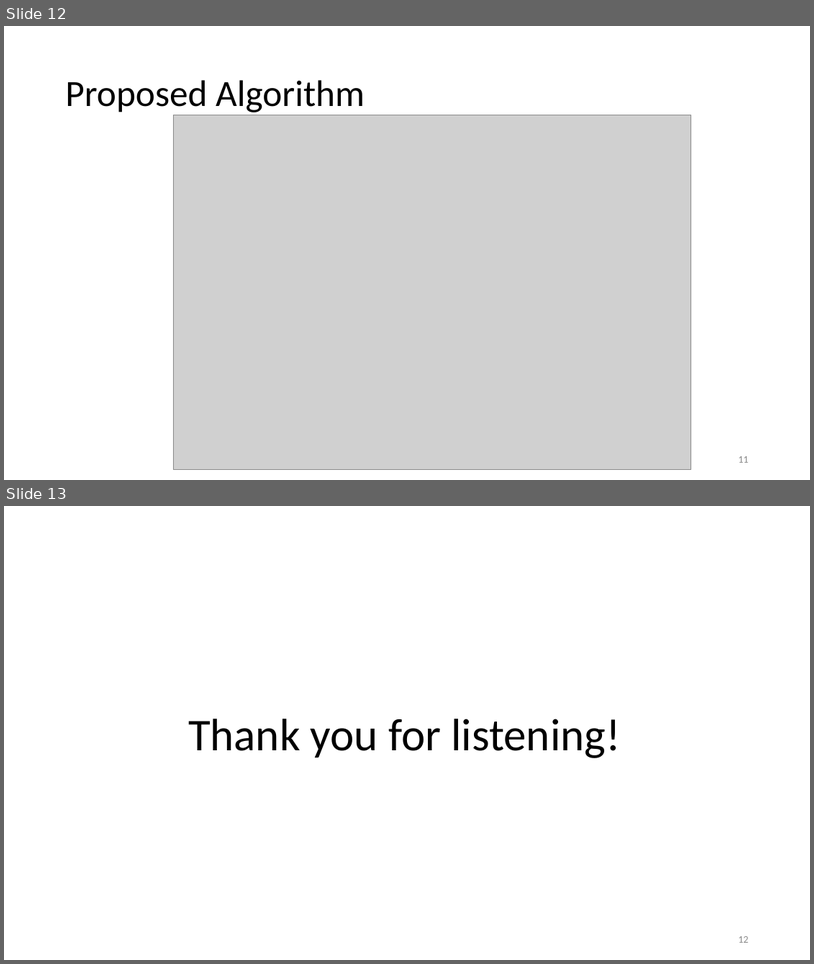
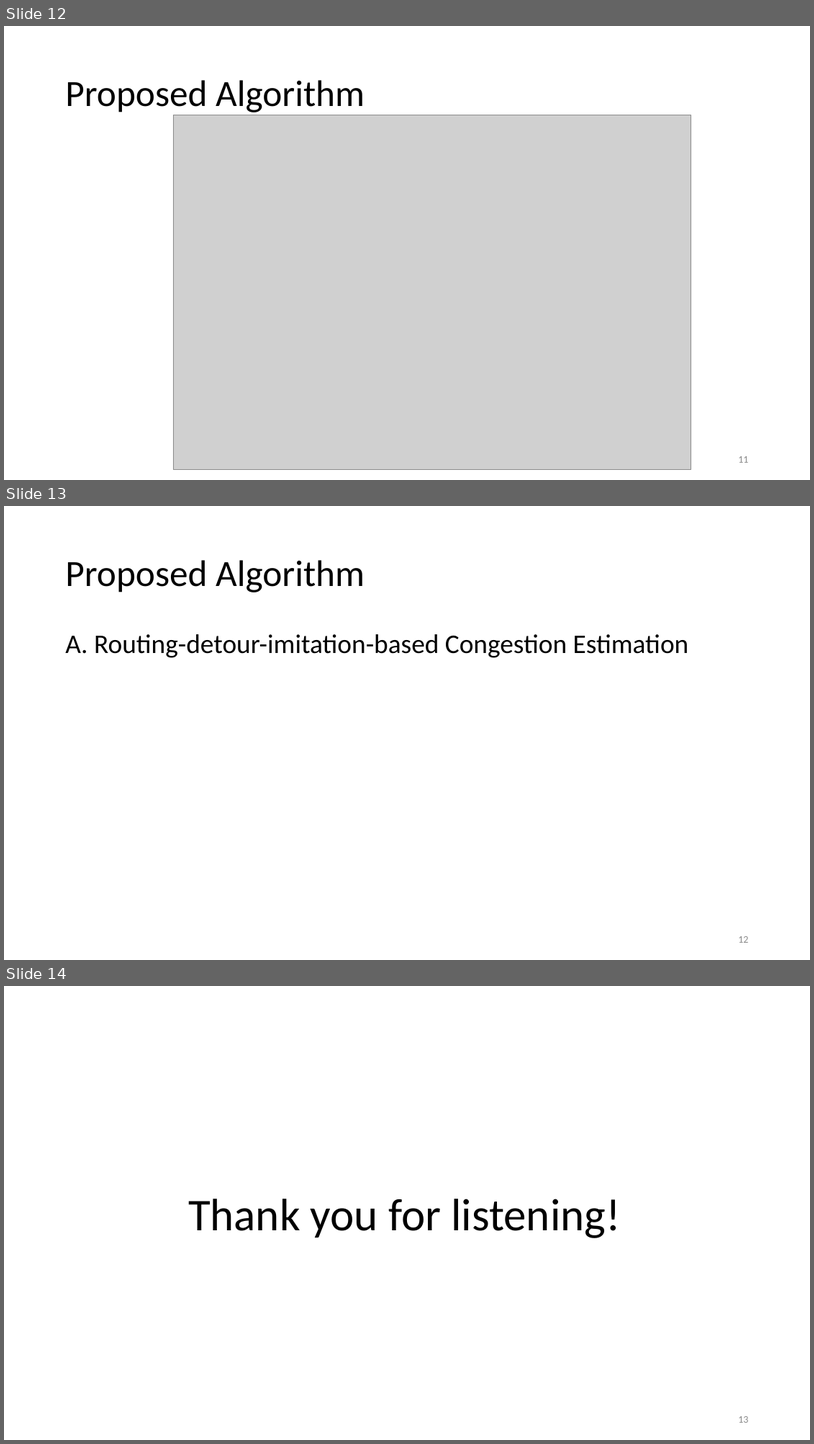
Before and after one commit to Pacific-Feng-Studuies/Studied-Papers, a slide deck: GM/Placement/PUFFER A Routability-Driven Placement Framework via Cell Padding/PUFFER A Routability-Driven Placement Framework via Cell Padding.pptx. Shown one above the other, each under a label of ours: slides 12 and 13 before the commit, slides 12, 13 and 14 after it. The pictures are 814x964 and 814x1444 pixels, drawn with LibreOffice and Linux fonts; fonts in the diff are those of the drawing; grey boxes stand for pictures. Boxes give left, top, right and bottom in pixels: in the first picture for what was removed or moved away, otherwise in the second. Text is boxed around its words. In the diff, an @@ line names an element or a change of style, - is before the commit and + after.

```diff
--- a/GM/Placement/PUFFER A Routability-Driven Placement Framework via Cell Padding/PUFFER A Routability-Driven Placement Framework via Cell Padding.pptx
+++ b/GM/Placement/PUFFER A Routability-Driven Placement Framework via Cell Padding/PUFFER A Routability-Driven Placement Framework via Cell Padding.pptx
@@ slide 13 added at (x1=4, y1=506, x2=810, y2=960), background #FFFFFF @@
@@ title added at (x1=65, y1=560, x2=365, y2=592), 44 pt, text #000000 @@
+Proposed Algorithm
@@ text added at (x1=65, y1=634, x2=689, y2=658), 32 pt, text #000000 @@
+A. Routing-detour-imitation-based Congestion Estimation
@@ page number added at (x1=738, y1=936, x2=748, y2=942), 12 pt, text #8C8C8C @@
+12
@@ what was slide 13 is now slide 14 @@
```
Also in this commit, not shown: 1 slide changed, 1 other file.
